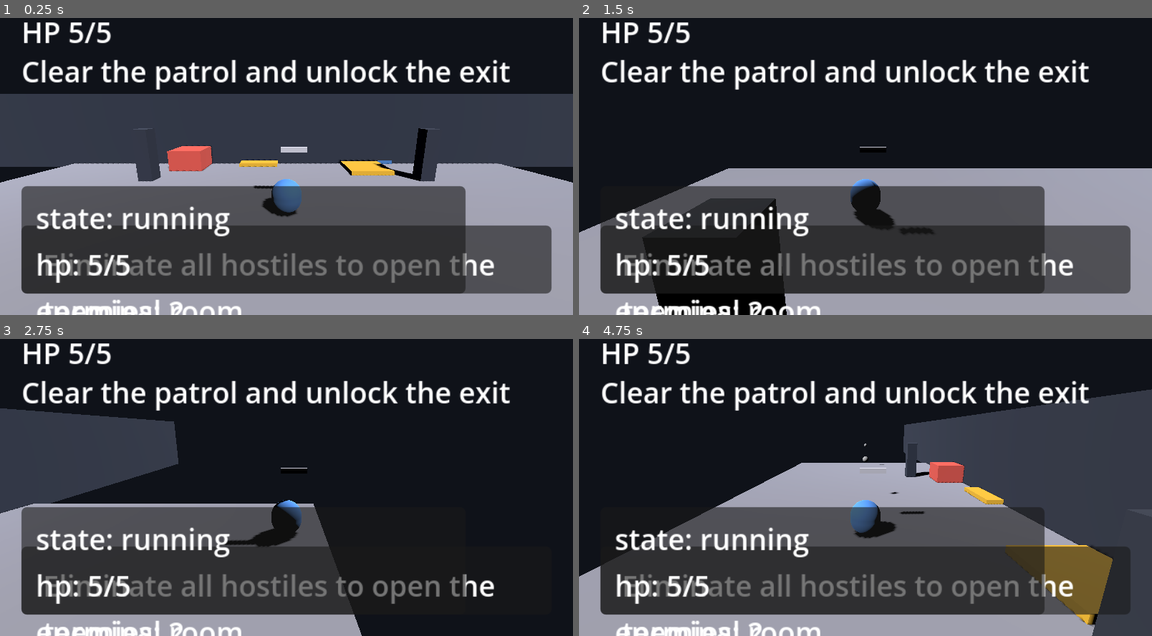
Above: before the commit, frames 1-4 (two rows, left to right).
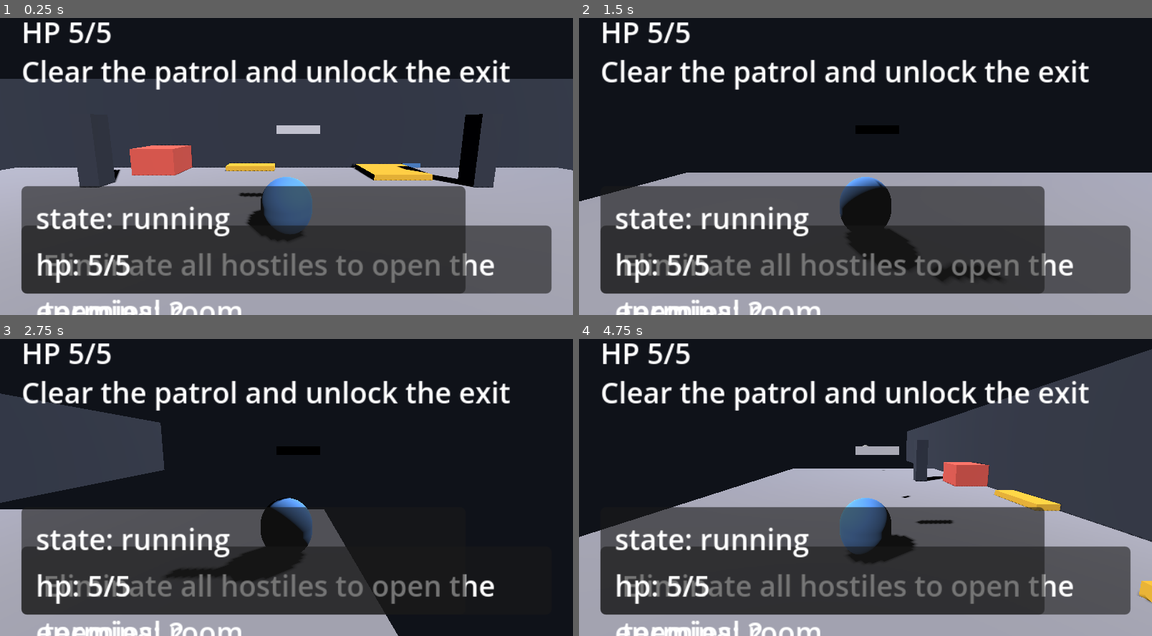
Above: after the commit, the same moments.

Repository: July-X/godot-game-one
Game: Godot game, scene res://scenes/main.tscn
Same seed, same stepped clock (60 frames per second), same inputs: the game is played once before the commit and once after it.
Inputs:
- Up to frame 1 (0.25 s): no input
- Up to frame 2 (1.5 s): tap Enter (ui_accept) at 0.5, 0.77 s; hold Right (ui_right) 0.53-1.28 s; hold Down (ui_down) from 1.28 s (still down)
- Up to frame 3 (2.75 s): tap Enter (ui_accept) at 1.52 s; release Down (ui_down) at 2.03 s; hold Right (ui_right) from 2.03 s (still down)
- Up to frame 4 (4.75 s): release Right (ui_right) at 2.78 s; hold Up (ui_up) 2.78-3.53 s; tap Enter (ui_accept) at 3.02, 3.77, 4.52 s; hold Left (ui_left) from 3.53 s (still down)

The runs differ from the first frame. In frame 1, 11% of the frame differs, in the area x 0-100%, y 20-76%; in frame 2, 11%; in frame 3, 5.6%; in frame 4, 15%, in the area x 0-100%, y 3-100%.

Commit message:
fix: 调整相机从远距离(z=5.8)拉近到(z=3.5)，玩家画面占比从11%提升至19%

Diff:
--- a/scenes/entities/player.tscn
+++ b/scenes/entities/player.tscn
@@ -36,8 +36,8 @@
 position = Vector3(0.0, 0.2, -0.9)
 
 [node name="Camera3D" type="Camera3D" parent="CameraRig"]
-position = Vector3(0, 1.4, 5.8)
-rotation_degrees = Vector3(-12, 0, 0)
+position = Vector3(0, 0.3, 3.5)
+rotation_degrees = Vector3(-8, 0, 0)
 current = true
 
 [node name="Blaster" type="MeshInstance3D" parent="CameraRig"]
